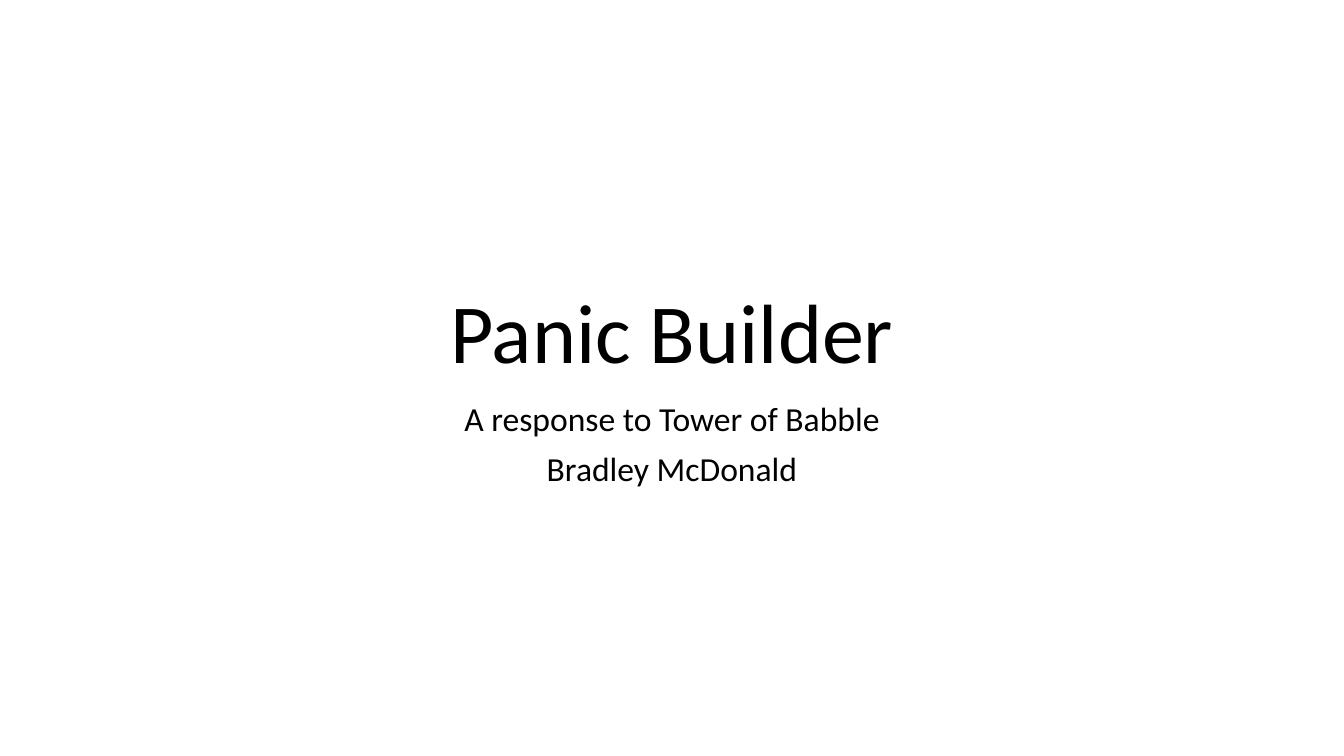
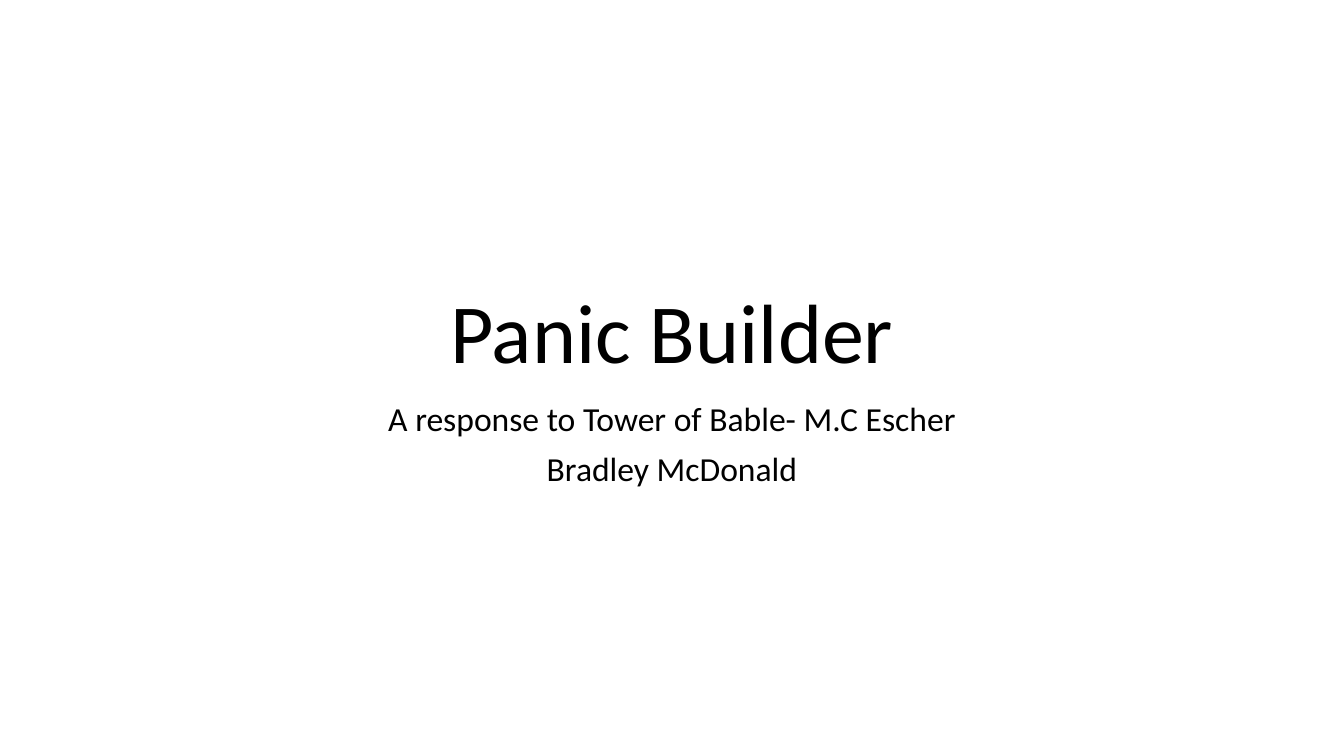
Before and after one commit to Mukkablue/Game-Theory, a slide deck: slide 1 of Presentation.pptx. Drawn at 1344x756 pixels with LibreOffice and Linux fonts; fonts in the diff are those of the drawing. Boxes give left, top, right and bottom in pixels: in the first picture for what was removed or moved away, otherwise in the second. Text is boxed around its words. In the diff, an @@ line names an element or a change of style, - is before the commit and + after.

```diff
--- a/Presentation.pptx
+++ b/Presentation.pptx
@@ subtitle at [388,407,956,437]: text changed @@
-A response to Tower of Babble
+A response to Tower of Bable- M.C Escher
```
Also in this commit, not shown: 6 other slides changed.
